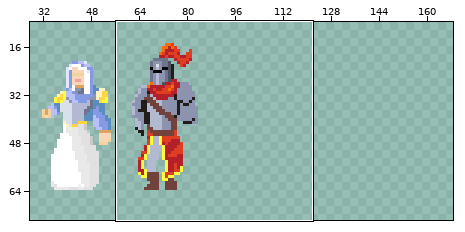
A pixel-art file gets an edit: Keep'EmLivin'/Assets/Art Assets/KnightCharacterDesign.aseprite. Above, an overview of the earlier version with the close-up marked.
Close-up. The starting point:
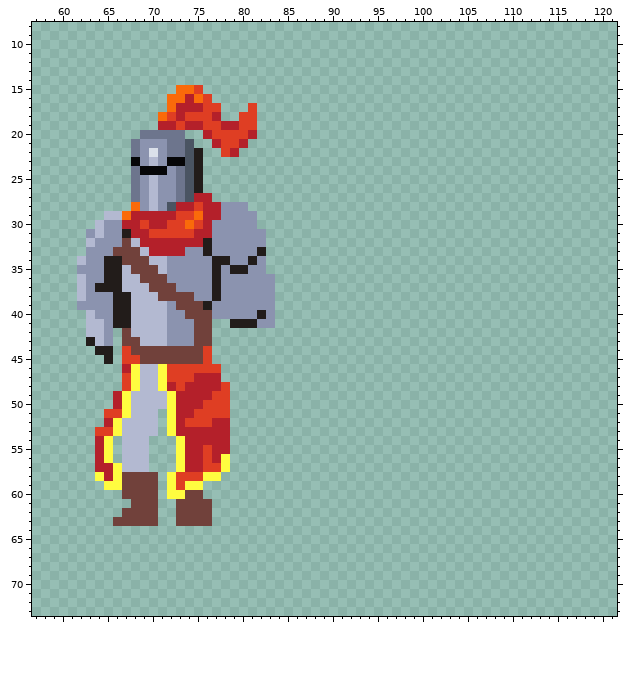
550x350 pixels, 1 frame. Colours within 5 levels of each other are drawn and written as one. Shown: x 57..121, y 8..73. The wide view leaves out empty margins. The commit also changed other parts of the picture, which this record leaves out.
And afterwards:
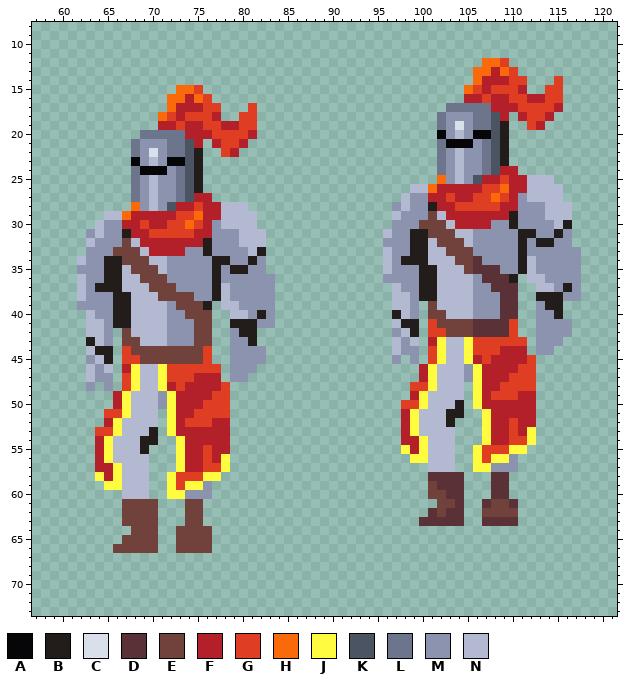
Palette (. is transparent): A #060608  B #221c1a  C #dae0ea  D #5b3138  E #71413b  F #b4202a  G #df3e23  H #fa6a0a  J #fffc40  K #4a5462  L #6d758d  M #8b93af  N #b3b9d1
The edit:
Changed rows in their new state; - is an unchanged pixel.
first column x 63:
12 --------------------------------------------HHG--------
13 -------------------------------------------HHFHG-------
14 -------------------------------------------HFFFGG---G--
15 ------------------------------------------HGFGGGF--GG--
16 ------------------------------------------FFGFFGGFFGG--
17 ----------------------------------------LLLLLFFFGGGGF--
18 ---------------------------------------LMMMLLKF-FGGF---
19 ---------------------------------------LMCMLLKB--GF----
20 -----------FF--------------------------AMNMAAKB--------
21 ------------F--------------------------LAAAMLKB--------
22 ---------------------------------------LMNMMLKB--------
23 ---------------------------------------LMNMMLKB--------
24 ---------------------------------------LMNMMLKFF-------
25 ---------------------------------------HMNMKFFGFFNNN---
26 ------------------------------------NNHFFFFFGGHFFNNNN--
27 -----------------------------------NMMFFGFFGGHGFMNNNN--
28 ---------------NNN----------------MNMMBFFGGGGGFFMMMNNN-
29 ---------------NNNN---------------NMMMENFFFFFFFBMMMNNN-
30 ---------------NNNN---------------MMMEEENFFFFMMBMMMMNB-
31 -----------------NNN-------------NMMBBEEENNMMMMMBBMMBM-
32 -----------------NNN-------------MMMBBNEEENMMMMMBMBBMM-
33 ------------------N--------------NMMBBNNEEEMMMMMBMMMMMM
34 ---------------------------------NMBBBNNNEEDMMMMBNMMMMM
35 ---------------------------------NMMMBBNNNEDDDMMBNMMMMM
36 ---------------------------------MMMMBBNNNNMDDDB-NNMMMM
37 ---------------N------------------NMMBBNNNNMMDDD--NNMBM
38 ---------------N------------------NNMBBNNNNMMMDD--BBBMM
39 --------------.NN-----------------NNM-ENNNNMMMDD--MBB--
40 --------------..NN----------------BNM-EENNNMMMDD--MMB--
41 ----------------------------------NBB-GEEEEDDDDG--MMMM-
42 ----------------MBB---------------MNB-GGEEEDDDDG--MMMM-
43 ----------------MMB---------------NMN-FJNNJGGGGGG-MMM--
44 N---------------MMMM--------------NMM-GJNNJGGGFFF-MM---
45 MN--------------MMMM--------------M-M-GJNNJFGFFFFG-----
46 NMN-------------MMM------------------FJNNNMJFFFFGG-----
47 NMM-------------MM-------------------FJNNNMJFFFGGG-----
48 M-M---------------------------------GGJNNN-JFFGGGG-----
49 --------M---------------------------FJNNNN-JFGGGFF-----
50 --------M--------------------------GGJNNNB-JFFFFFF-----
51 -----------------------------------FJNNNBB--JFFFFF-----
52 -----------------------------------FJNNNB---JFFGFF-----
53 -------B---------------------------FJNNNN---JFFGFJ-----
54 ---N--BB---------------------------FFJNNN---JFFGGJ-----
55 ---N--B----------------------------JFJNNN--JGGGJJ------
56 ---N--------------------------------JJNNN--JGJJM-------
57 --------------------------------------NNN--JJMMM-------
58 ----NNN.------------------------------DDDD---DD--------
59 ----NNN.-----M------------------------EDDD---DD--------
60 ----NNN.---MMM------------------------EEDD---DD--------
61 ----E-----.--.-------------------------EED--DEED-------
62 ----------.--.------------------------DEDD--EEEE-------
63 ---.------.--.-----------------------DDDDD--DDDD-------
64 -----EEE--EEEE-----------------------------------------
65 ----EEEE--EEEE-----------------------------------------
66 ---EEEEE--EEEE-----------------------------------------
Pixel boxes of the changes (left, top, right, bottom) in both close-ups:
added: (383, 58, 581, 526)
added: (185, 130, 203, 148)
changed: (212, 202, 266, 382)
added: (86, 346, 113, 391)
changed: (113, 391, 212, 553)
